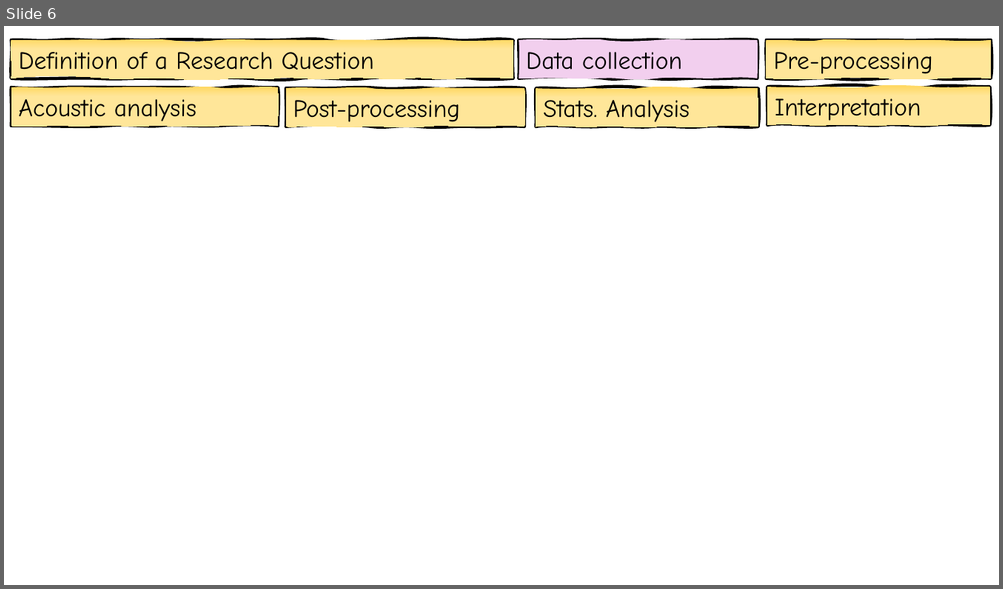
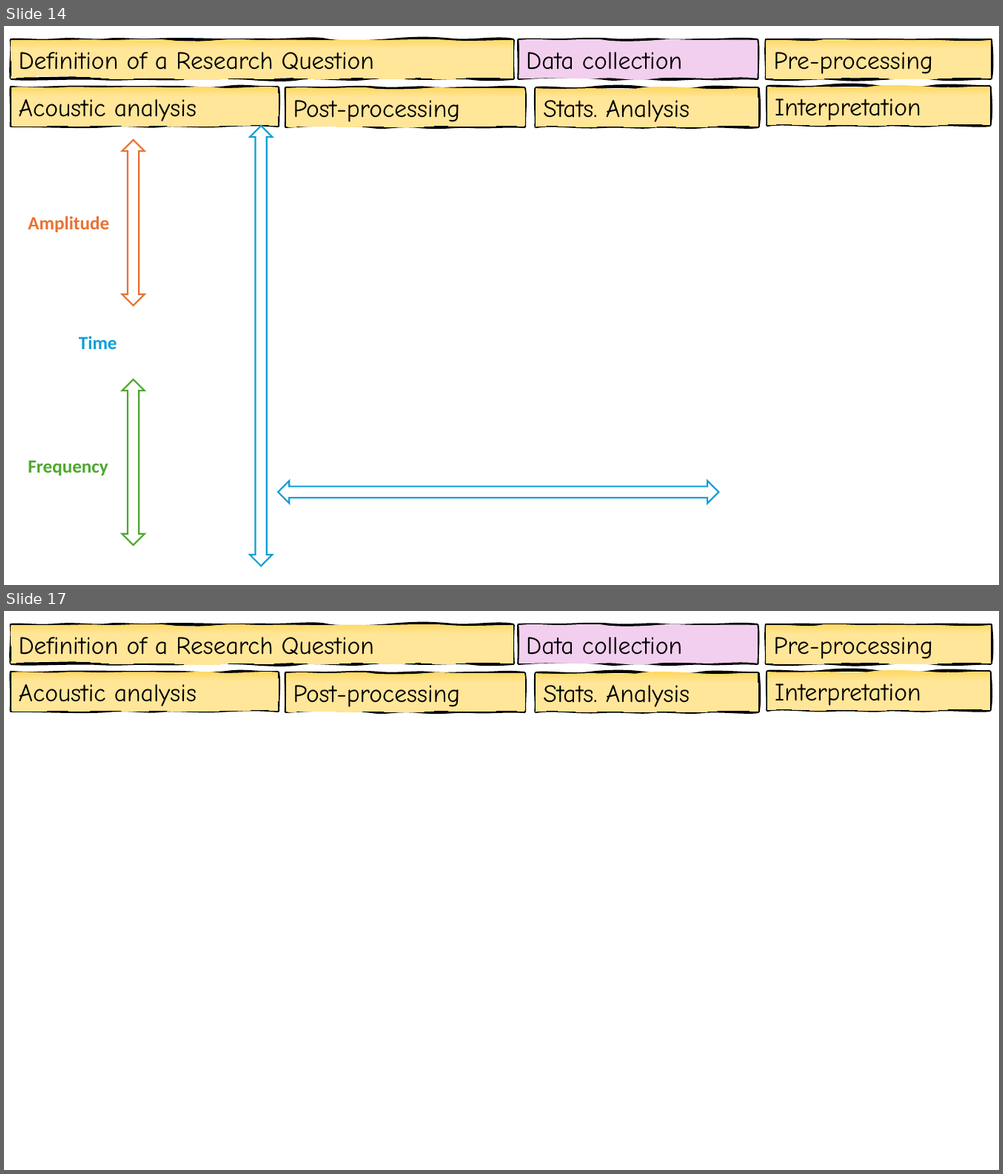
Before and after one commit to jgenette/Presentations, a slide deck: Seminar.pptx. Shown one above the other, each under a label of ours: slide 6 before the commit, slides 14 and 17 after it; the slides between them are not shown. The pictures are 1003x589 and 1003x1174 pixels, drawn with LibreOffice and Linux fonts; fonts in the diff are those of the drawing; background and template pictures are left out. Boxes give left, top, right and bottom in pixels: in the first picture for what was removed or moved away, otherwise in the second. Text is boxed around its words. In the diff, an @@ line names an element or a change of style, - is before the commit and + after.

```diff
--- a/Seminar.pptx
+++ b/Seminar.pptx
@@ slide 14 added at (4, 26, 999, 585), background picture (left out) @@
@@ freeform shape added at (11, 40, 514, 79), fill gradient #FFD966 to #FFE699, outline #000000 3 pt, 24 pt, text #000000 @@
+Definition of a Research Question
@@ freeform shape added at (519, 40, 757, 79), fill #F2CFEE, outline #000000 3 pt, 24 pt, text #000000 @@
+Data collection
@@ freeform shape added at (766, 40, 991, 79), fill gradient #FFD966 to #FFE699, outline #000000 3 pt, 24 pt, text #000000 @@
+Pre-processing
@@ freeform shape added at (11, 87, 279, 125), fill gradient #FFD966 to #FFE699, outline #000000 3 pt, 24 pt, text #000000 @@
+Acoustic analysis
@@ freeform shape added at (286, 88, 525, 126), fill gradient #FFD966 to #FFE699, outline #000000 3 pt, 24 pt, text #000000 @@
+Post-processing
@@ freeform shape added at (536, 88, 758, 126), fill gradient #FFD966 to #FFE699, outline #000000 3 pt, 24 pt, text #000000 @@
+Stats. Analysis
@@ freeform shape added at (767, 87, 990, 124), fill gradient #FFD966 to #FFE699, outline #000000 3 pt, 24 pt, text #000000 @@
+Interpretation
@@ up down arrow added at (250, 126, 272, 567), fill #FFFFFF, outline #0F9ED5 1.5 pt @@
@@ up down arrow added at (122, 140, 145, 306), fill #FFFFFF, outline #E97132 1.5 pt @@
@@ text added at (28, 216, 109, 232), 18 pt, text #E97132, bold @@
+Amplitude
@@ text added at (79, 336, 117, 350), 18 pt, text #0F9ED5, bold @@
+Time
@@ up down arrow added at (122, 380, 145, 545), fill #FFFFFF, outline #4EA72E 1.5 pt @@
@@ text added at (28, 460, 108, 476), 18 pt, text #4EA72E, bold @@
+Frequency
@@ up down arrow added at (278, 482, 718, 504), fill #FFFFFF, outline #0F9ED5 1.5 pt @@
@@ what was slide 6 is now slide 17 @@
```
Also in this commit, not shown: 3 slides changed, 13 other slides added, 1 slide removed, 9 other files.
